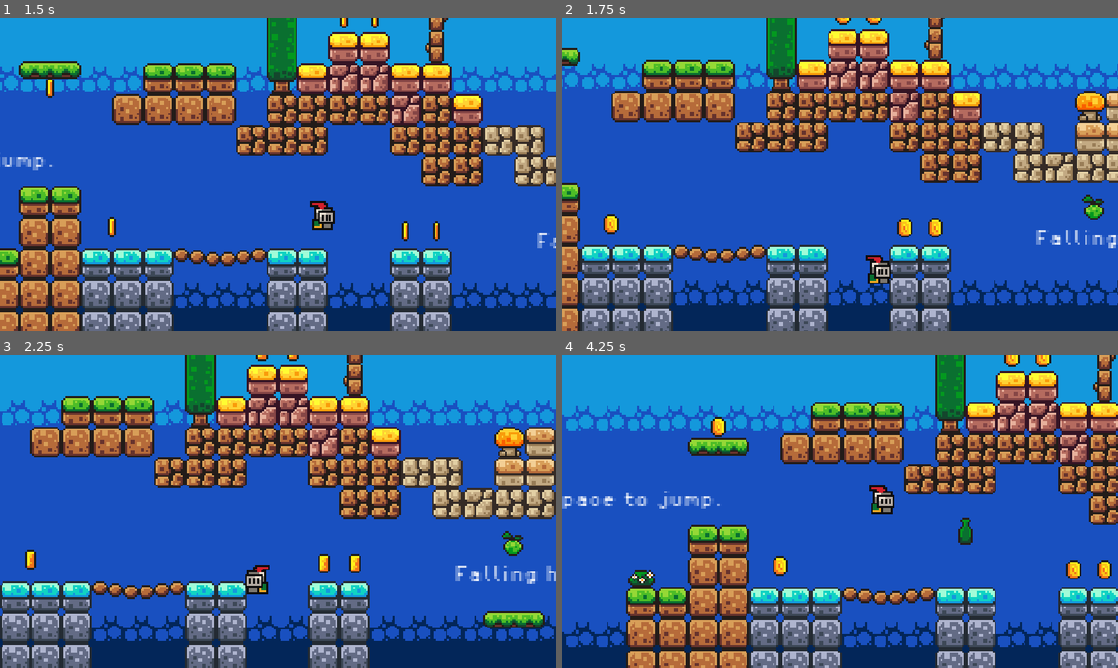
Above: before the commit, frames 1-4 (two rows, left to right).
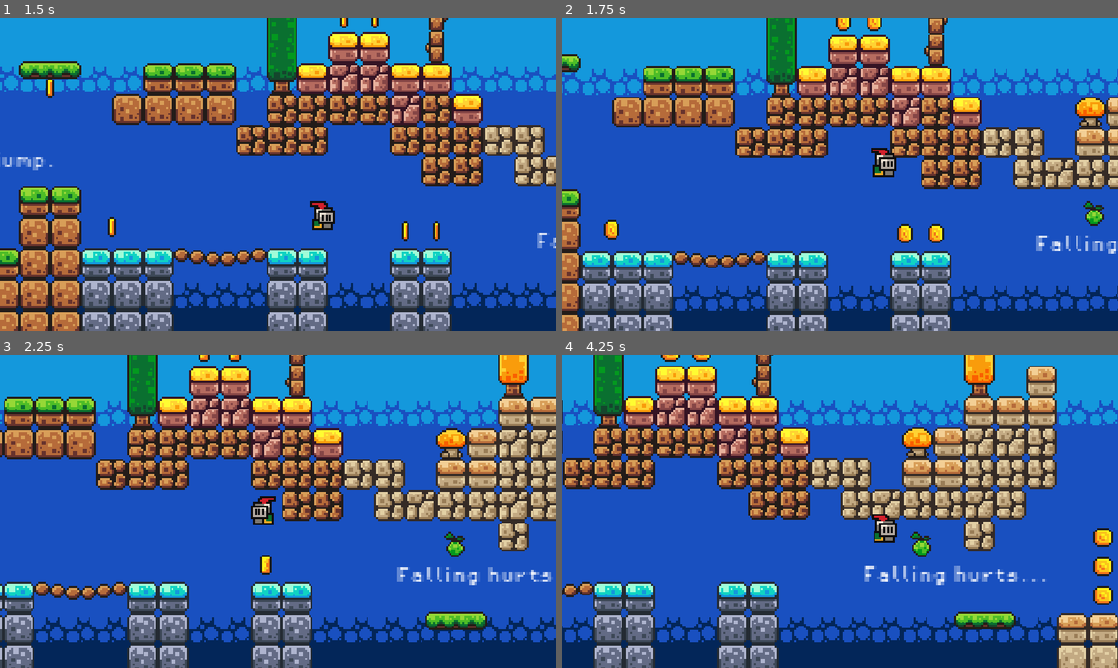
Above: after the commit, the same moments.

Repository: ysihan42-create/godot-indie-game-practice
Game: Godot game, scene res://scenes/game.tscn
Same seed, same stepped clock (60 frames per second), same inputs: the game is played once before the commit and once after it.
Inputs:
- Up to frame 1 (1.5 s): hold Right (move_right) from 0.53 s (still down); tap Space (jump) at 0.6, 0.77, 1.07 s; tap J (attack) at 1.35 s
- Up to frame 2 (1.75 s): keep holding Right (move_right); tap Space (jump) at 1.52, 1.55 s
- Up to frame 3 (2.25 s): tap Space (jump) at 1.82, 2.1 s; release Right (move_right) at 2.03 s; hold Left (move_left) from 2.03 s (still down)
- Up to frame 4 (4.25 s): release Left (move_left) at 2.78 s; hold Right (move_right) from 2.78 s (still down); tap J (attack) at 2.85 s; tap Space (jump) at 3.02, 3.05, 3.32, 3.6, 3.77, 4.07 s

Frame 1 is identical in both runs. In frame 2, 34% of the frame differs, in the area x 0-100%, y 0-100%; in frame 3, 50%; in frame 4, 58%.

Commit message:
Grant air jump when double jump potion is collected mid-air

Diff:
--- a/scripts/player.gd
+++ b/scripts/player.gd
@@ -96,6 +96,7 @@
 	match potion_type:
 		0:
 			has_double_jump = true
+			jumps_left = 1
 		1:
 			set_invincible(6.0)
 		2:
